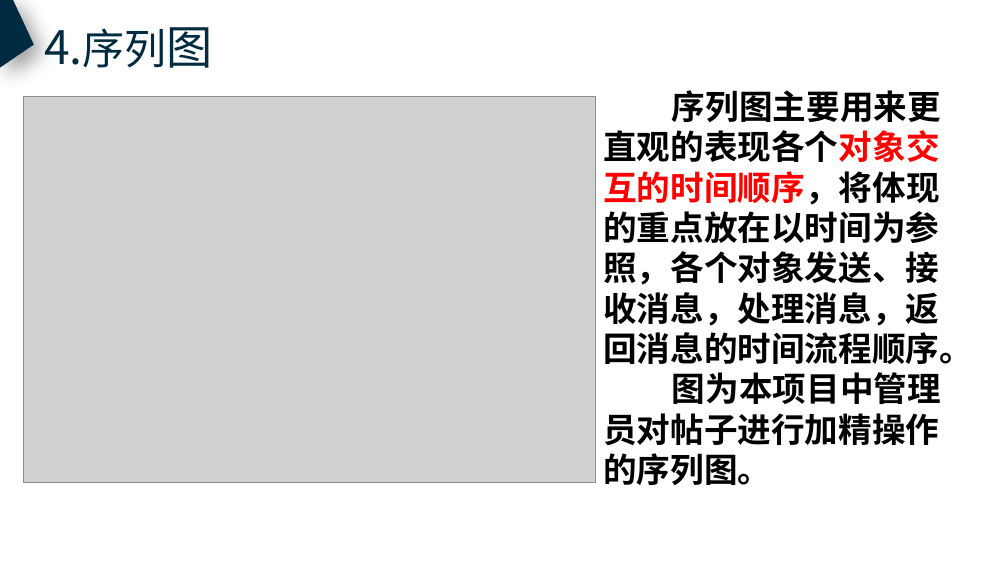
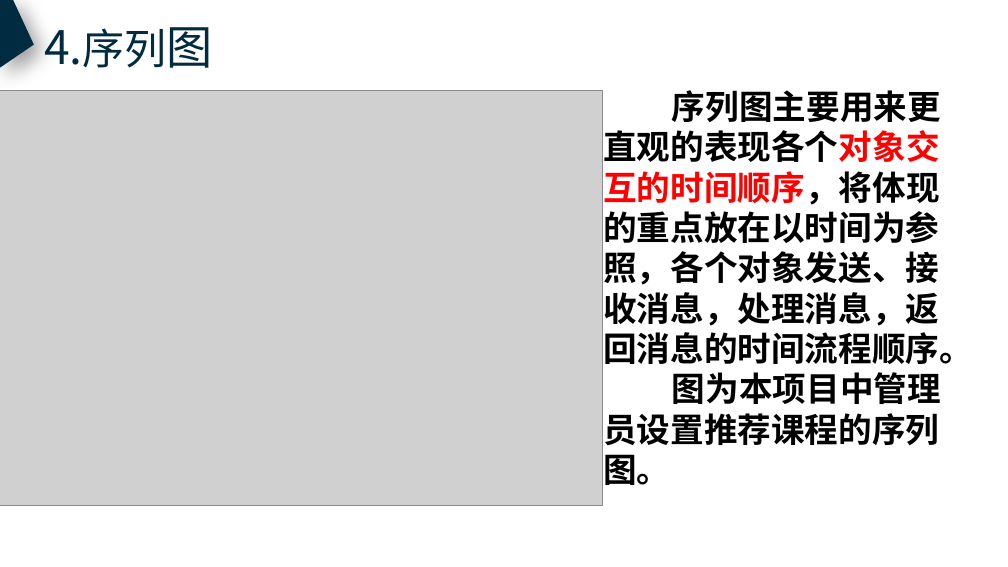
Before and after one commit to PRD2018-G10/TeachingAssistWebsiteProject, a slide deck: slide 15 of 非受控文档/2翻转PPT/PRD2018-G10-UML基础Ⅳ.pptx. Drawn at 1008x567 pixels with LibreOffice and Linux fonts; fonts in the diff are those of the drawing; grey boxes stand for pictures. Boxes give left, top, right and bottom in pixels: in the first picture for what was removed or moved away, otherwise in the second. Text is boxed around its words. In the diff, an @@ line names an element or a change of style, - is before the commit and + after.

```diff
--- a/非受控文档/2翻转PPT/PRD2018-G10-UML基础Ⅳ.pptx
+++ b/非受控文档/2翻转PPT/PRD2018-G10-UML基础Ⅳ.pptx
@@ picture resized from (x1=23, y1=97, x2=596, y2=483) to (x1=0, y1=91, x2=602, y2=506) @@
@@ text at (x1=603, y1=372, x2=941, y2=485): text changed @@
-图为本项目中管理员对帖子进行加精操作的序列图。
+图为本项目中管理员设置推荐课程的序列图。
```
Also in this commit, not shown: 5 other slides changed.
